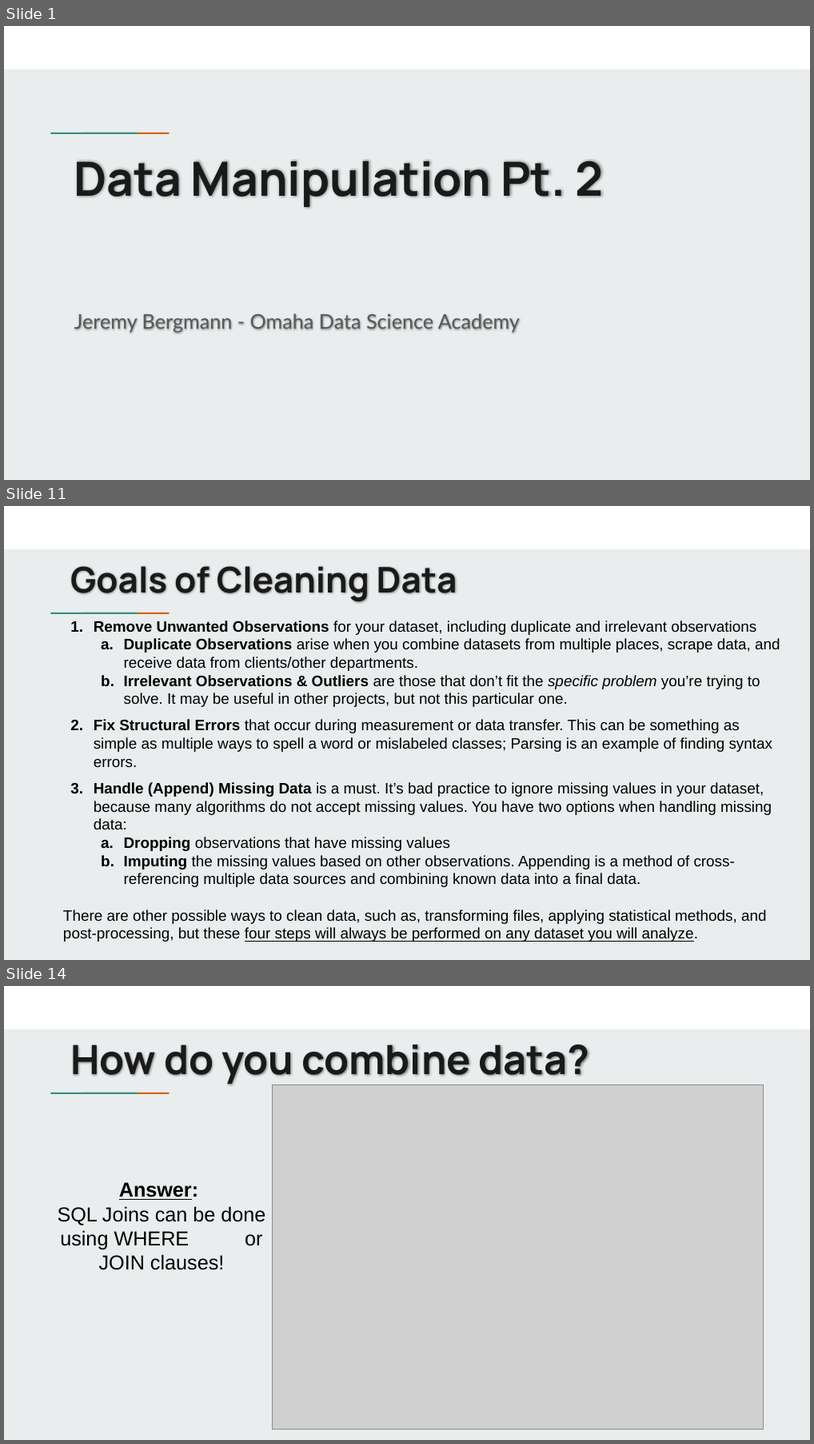
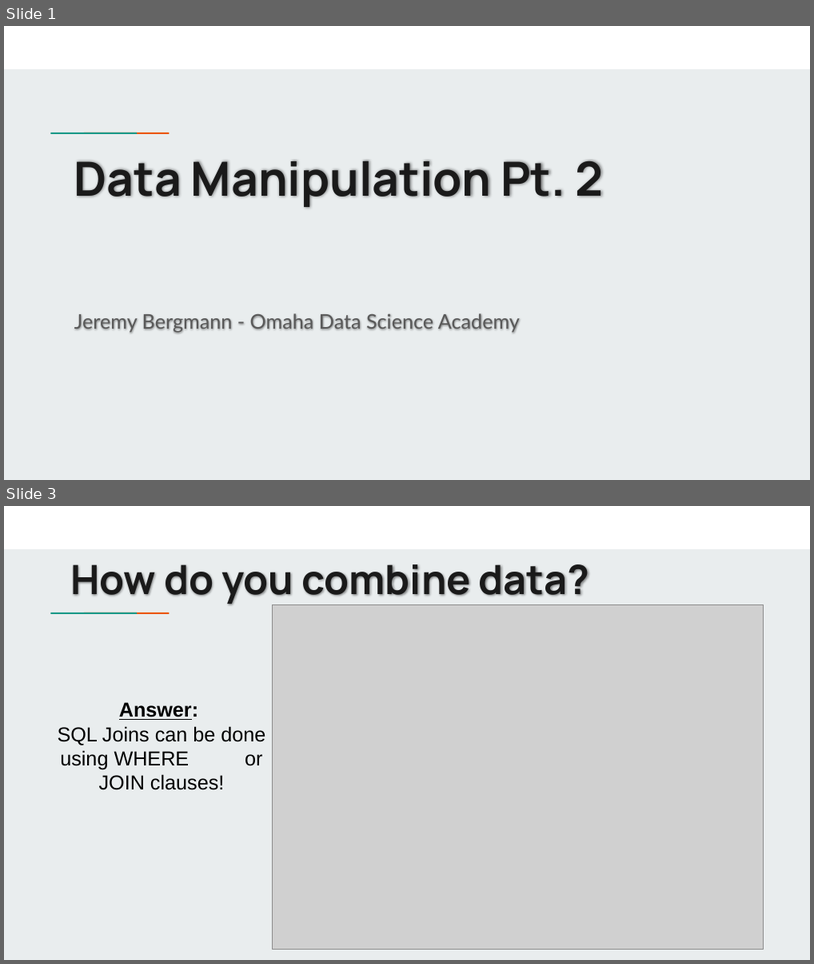
Before and after one commit to jbergmann56/OSDA-DataManipulationAndManagement, a slide deck: Lectures/Manipulating Data Pt. 2 (4).pptx. Shown one above the other, each under a label of ours: slides 1, 11 and 14 before the commit, slides 1 and 3 after it; the slides between them are not shown. The pictures are 814x1444 and 814x964 pixels, drawn with LibreOffice and Linux fonts; fonts in the diff are those of the drawing; grey boxes stand for pictures. Boxes give left, top, right and bottom in pixels: in the first picture for what was removed or moved away, otherwise in the second. Text is boxed around its words. In the diff, an @@ line names an element or a change of style, - is before the commit and + after.

```diff
--- a/Lectures/Manipulating Data Pt. 2 (4).pptx
+++ b/Lectures/Manipulating Data Pt. 2 (4).pptx
@@ slide 11 removed at box(4, 506, 810, 960), background #E9EDEE; not listed: 3 template elements that a slide beside it also shows @@
@@ title removed at box(70, 566, 458, 601) @@
-Goals of Cleaning Data
@@ text removed at box(63, 620, 781, 924) @@
-1. Remove Unwanted Observations for your dataset, including duplicate and irrelevant observations
-  a. Duplicate Observations arise when you combine datasets from multiple places, scrape data, and receive data from clients/other departments.
-  b. Irrelevant Observations & Outliers are those that don’t fit the specific problem you’re trying to solve. It may be useful in other projects, but not this particular one.
-2. Fix Structural Errors that occur during measurement or data transfer. This can be something as simple as multiple ways to spell a word or mislabeled classes; Parsing is an example of finding syntax errors.
-3. Handle (Append) Missing Data is a must. It’s bad practice to ignore missing values in your dataset, because many algorithms do not accept missing values. You have two options when handling missing data:
-  a. Dropping observations that have missing values
-  b. Imputing the missing values based on other observations. Appending is a method of cross-referencing multiple data sources and combining known data into a final data.
-There are other possible ways to clean data, such as, transforming files, applying statistical methods, and post-processing, but these four steps will always be performed on any dataset you will analyze.
@@ what was slide 14 is now slide 3 @@
```
Also in this commit, not shown: 6 slides changed, 2 slides added, 10 other slides removed, 11 other files.
